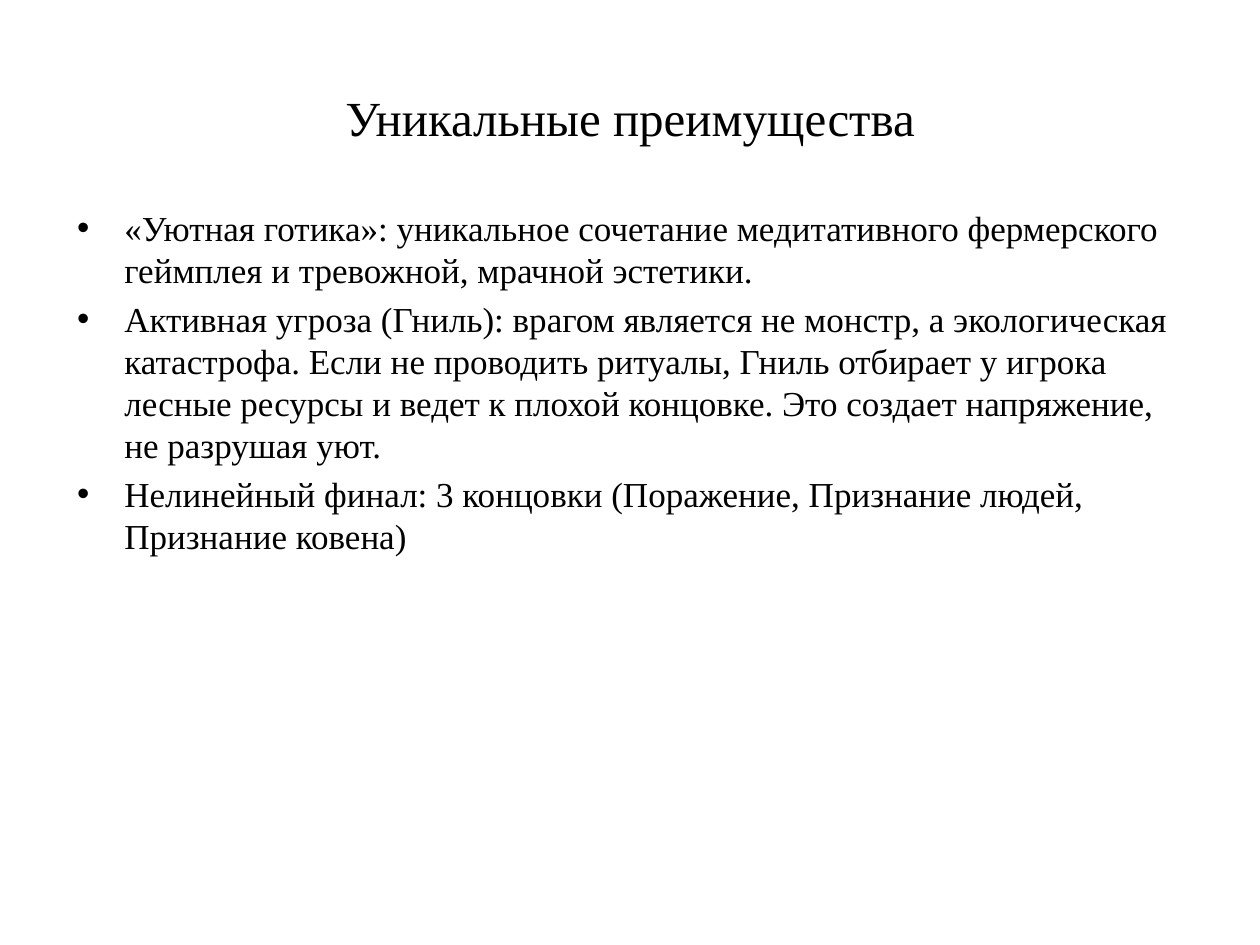
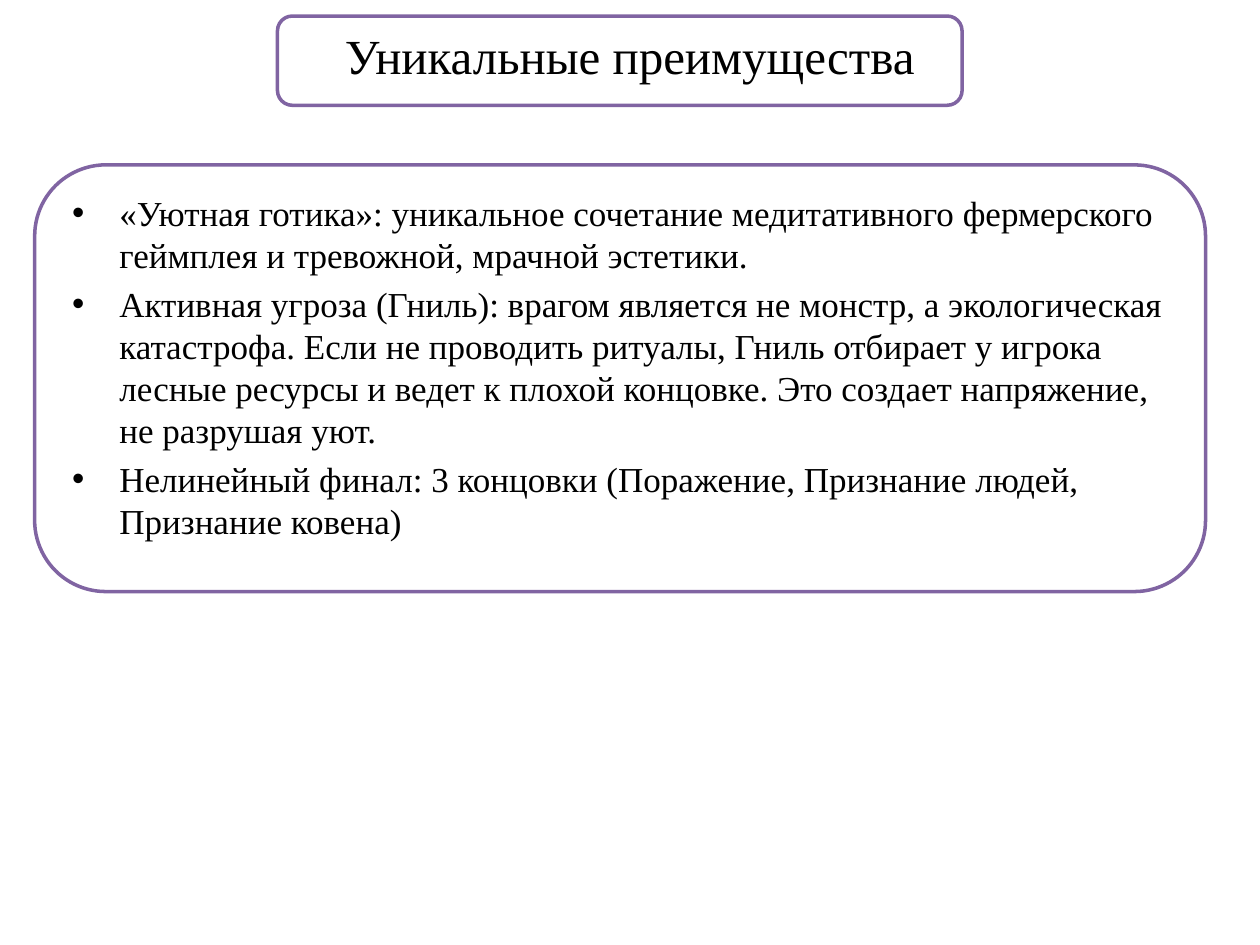
Before and after one commit to Sofiya-Chiffa/homeworks, a slide deck: slide 5 of жильцова презентация.pptx. Drawn at 1260x945 pixels with LibreOffice and Linux fonts; fonts in the diff are those of the drawing; background and template pictures are left out. Boxes give left, top, right and bottom in pixels: in the first picture for what was removed or moved away, otherwise in the second. Text is boxed around its words. In the diff, an @@ line names an element or a change of style, - is before the commit and + after.

```diff
--- a/жильцова презентация.pptx
+++ b/жильцова презентация.pptx
@@ title "Уникальные преимущества": place and size @@
-title "Уникальные преимущества" at (345,104,915,146)
+title "Уникальные преимущества" at (345,42,915,84)
@@ rounded rectangle added at (277,16,961,106), fill #FFFFFF, outline #8064A2 2 pt @@
@@ rounded rectangle added at (35,165,1206,592), fill #FFFFFF, outline #8064A2 2 pt @@
@@ text "«Уютная готика»: уникальное сочетание медитативного ...": place and size @@
-text "«Уютная готика»: уникальное сочетание медитативного ..." at (124,216,1166,556)
+text "«Уютная готика»: уникальное сочетание медитативного ..." at (119,201,1161,541)
```
Also in this commit, not shown: 7 other slides changed.
